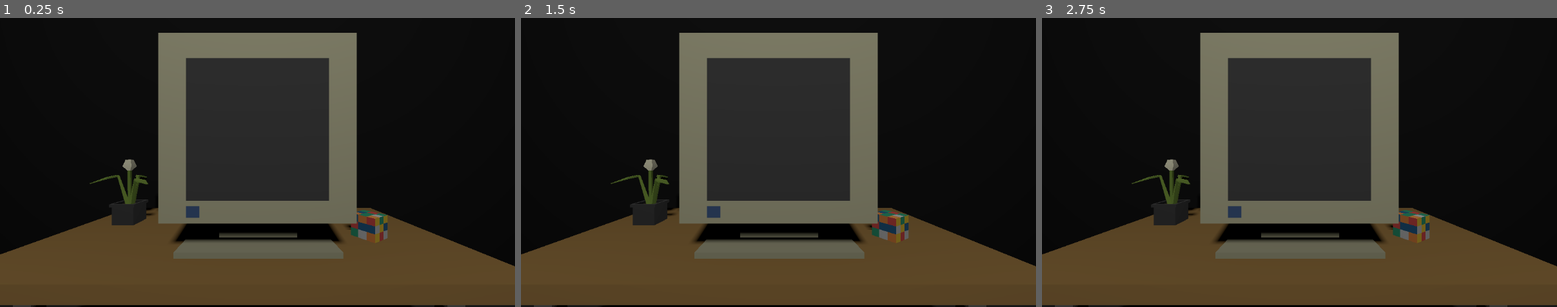
Above: before the commit, frames 1-3 (left to right).
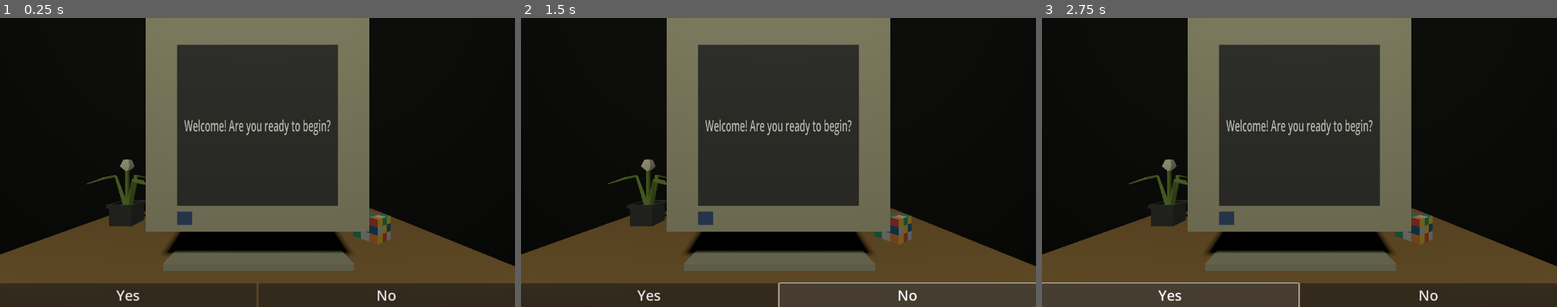
Above: after the commit, the same moments.

Repository: 69ShadesOfPeanut/Practice-Jam-3
Game: Godot game, scene res://Scenes/office.tscn
Same seed, same stepped clock (60 frames per second), same inputs: the game is played once before the commit and once after it.
Inputs (mouse positions are in pixels of both pictures, inside the frame that each line leads up to):
- Up to frame 1 (0.25 s): no input
- Up to frame 2 (1.5 s): click (649, 295) at 0.5 s, where only the run after the commit has a clickable "Yes"; click (907, 295) at 1.25 s, where only the run after the commit has a clickable "No"
- Up to frame 3 (2.75 s): click (1170, 295) at 2 s, where only the run after the commit has a clickable "Yes"

The runs differ from the first frame. In frame 1, 23% of the frame differs, in the area x 0-100%, y 0-100%; in frame 2, 20%; in frame 3, 20%.

Commit message:
Basic button functionality

Diff:
--- /dev/null
+++ b/Scenes/Buttons.gd
@@ -0,0 +1,12 @@
+# Controls buttons
+extends HBoxContainer
+
+# Vars
+# Nodes
+@onready var ScreenNode : Control = get_node("%Screen")
+@onready var ScreenText : Label = ScreenNode.get_node("%Text")
+
+
+# gets button presses
+func ButtonPress(Result):
+	print(Result)
--- a/Scenes/Screen.tscn
+++ b/Scenes/Screen.tscn
@@ -1,4 +1,7 @@
-[gd_scene format=3 uid="uid://cboulabfu8lq6"]
+[gd_scene load_steps=2 format=3 uid="uid://cboulabfu8lq6"]
+
+[sub_resource type="LabelSettings" id="LabelSettings_d13bl"]
+font_size = 64
 
 [node name="Screen" type="Control"]
 layout_mode = 3
@@ -16,3 +19,20 @@
 grow_horizontal = 2
 grow_vertical = 2
 color = Color(0.223103, 0.223103, 0.223103, 1)
+
+[node name="CenterContainer" type="CenterContainer" parent="."]
+layout_mode = 1
+anchors_preset = 15
+anchor_right = 1.0
+anchor_bottom = 1.0
+grow_horizontal = 2
+grow_vertical = 2
+
+[node name="VBoxContainer" type="VBoxContainer" parent="CenterContainer"]
+layout_mode = 2
+
+[node name="Text" type="Label" parent="CenterContainer/VBoxContainer"]
+unique_name_in_owner = true
+layout_mode = 2
+text = "Welcome! Are you ready to begin?"
+label_settings = SubResource("LabelSettings_d13bl")
--- a/Scenes/office.tscn
+++ b/Scenes/office.tscn
@@ -6,6 +6,7 @@
 [ext_resource type="PackedScene" uid="uid://k5lnrc1ttwc8" path="res://Imports/RubixCube.glb" id="3_faifh"]
 [ext_resource type="PackedScene" uid="uid://cboulabfu8lq6" path="res://Scenes/Screen.tscn" id="3_yaft4"]
 [ext_resource type="PackedScene" uid="uid://cqrfvwm8xy86h" path="res://Imports/Plant.glb" id="4_3ll4h"]
+[ext_resource type="Script" path="res://Scenes/Buttons.gd" id="7_u6eov"]
 
 [sub_resource type="StandardMaterial3D" id="StandardMaterial3D_dhmp2"]
 albedo_color = Color(0.205117, 0.205117, 0.205117, 1)
@@ -35,6 +36,7 @@
 
 [node name="CeilingLight" type="OmniLight3D" parent="Level"]
 transform = Transform3D(1, 0, 0, 0, 1, 0, 0, 0, 1, 0, 1.95488, 0)
+light_color = Color(1, 1, 0.941176, 1)
 shadow_enabled = true
 omni_range = 5.73354
 
@@ -70,7 +72,7 @@
 transform = Transform3D(-1.74846e-08, 0, -0.4, 0, 0.4, 0, 0.4, 0, -1.74846e-08, -0.0435683, -2.38419e-07, -1.84724)
 
 [node name="Monitor" parent="Level/Objects/table" instance=ExtResource("2_h68b3")]
-transform = Transform3D(-6.55671e-08, 0, 1.5, 0, 1.5, 0, -1.5, 0, -6.55671e-08, 0.028079, 1.47197, -0.108921)
+transform = Transform3D(-6.55671e-08, 0, 1.5, 0, 1.5, 0, -1.5, 0, -6.55671e-08, 0.136441, 1.47197, -0.108921)
 script = ExtResource("3_4ocov")
 
 [node name="Screen" type="MeshInstance3D" parent="Level/Objects/table/Monitor"]
@@ -82,12 +84,47 @@
 size = Vector2i(1152, 648)
 
 [node name="Screen" parent="Level/Objects/table/Monitor/SubViewport" instance=ExtResource("3_yaft4")]
+unique_name_in_owner = true
 
 [node name="RubixCube" parent="Level/Objects/table" instance=ExtResource("3_faifh")]
-transform = Transform3D(-0.518923, 0, 0.854821, 0, 1, 0, -0.854821, 0, -0.518923, 0.208125, 1.57897, -1.14081)
+transform = Transform3D(-0.518923, 0, 0.854821, 0, 1, 0, -0.854821, 0, -0.518923, 0.208125, 1.5842, -1.14081)
 
 [node name="Plant" parent="Level/Objects/table" instance=ExtResource("4_3ll4h")]
 transform = Transform3D(-3.27835e-08, 0, 0.75, 0, 0.75, 0, -0.75, 0, -3.27835e-08, -0.289428, 1.57601, 1.37314)
 
+[node name="UI" type="Control" parent="."]
+layout_mode = 3
+anchors_preset = 15
+anchor_right = 1.0
+anchor_bottom = 1.0
+grow_horizontal = 2
+grow_vertical = 2
+
+[node name="Buttons" type="HBoxContainer" parent="UI"]
+layout_mode = 1
+anchors_preset = 12
+anchor_top = 1.0
+anchor_right = 1.0
+anchor_bottom = 1.0
+offset_top = -31.0
+grow_horizontal = 2
+grow_vertical = 0
+script = ExtResource("7_u6eov")
+
+[node name="Button" type="Button" parent="UI/Buttons"]
+layout_mode = 2
+size_flags_horizontal = 3
+theme_override_font_sizes/font_size = 32
+text = "Yes"
+
+[node name="Button2" type="Button" parent="UI/Buttons"]
+layout_mode = 2
+size_flags_horizontal = 3
+theme_override_font_sizes/font_size = 32
+text = "No"
+
 [node name="Camera3D" type="Camera3D" parent="."]
-transform = Transform3D(1, 0, 0, 0, 1, 0, 0, 0, 1, 0, 0.905878, -1.0654)
+transform = Transform3D(1, 0, 0, 0, 1, 0, 0, 0, 1, 0, 0.905878, -1.08096)
+
+[connection signal="pressed" from="UI/Buttons/Button" to="UI/Buttons" method="ButtonPress" binds= ["Yes"]]
+[connection signal="pressed" from="UI/Buttons/Button2" to="UI/Buttons" method="ButtonPress" binds= ["No"]]
--- a/project.godot
+++ b/project.godot
@@ -15,6 +15,14 @@
 config/features=PackedStringArray("4.2", "GL Compatibility")
 config/icon="res://icon.svg"
 
+[input]
+
+LeftClick={
+"deadzone": 0.5,
+"events": [Object(InputEventMouseButton,"resource_local_to_scene":false,"resource_name":"","device":-1,"window_id":0,"alt_pressed":false,"shift_pressed":false,"ctrl_pressed":false,"meta_pressed":false,"button_mask":0,"position":Vector2(0, 0),"global_position":Vector2(0, 0),"factor":1.0,"button_index":1,"canceled":false,"pressed":false,"double_click":false,"script":null)
+]
+}
+
 [rendering]
 
 renderer/rendering_method="gl_compatibility"
Not shown: 1 places in Scenes/office.tscn that only renumber resources
